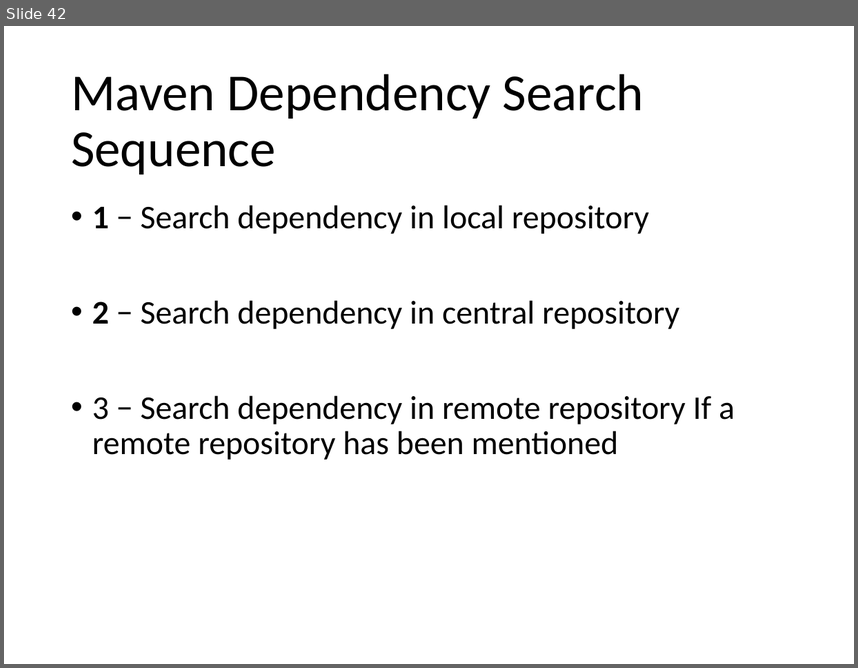
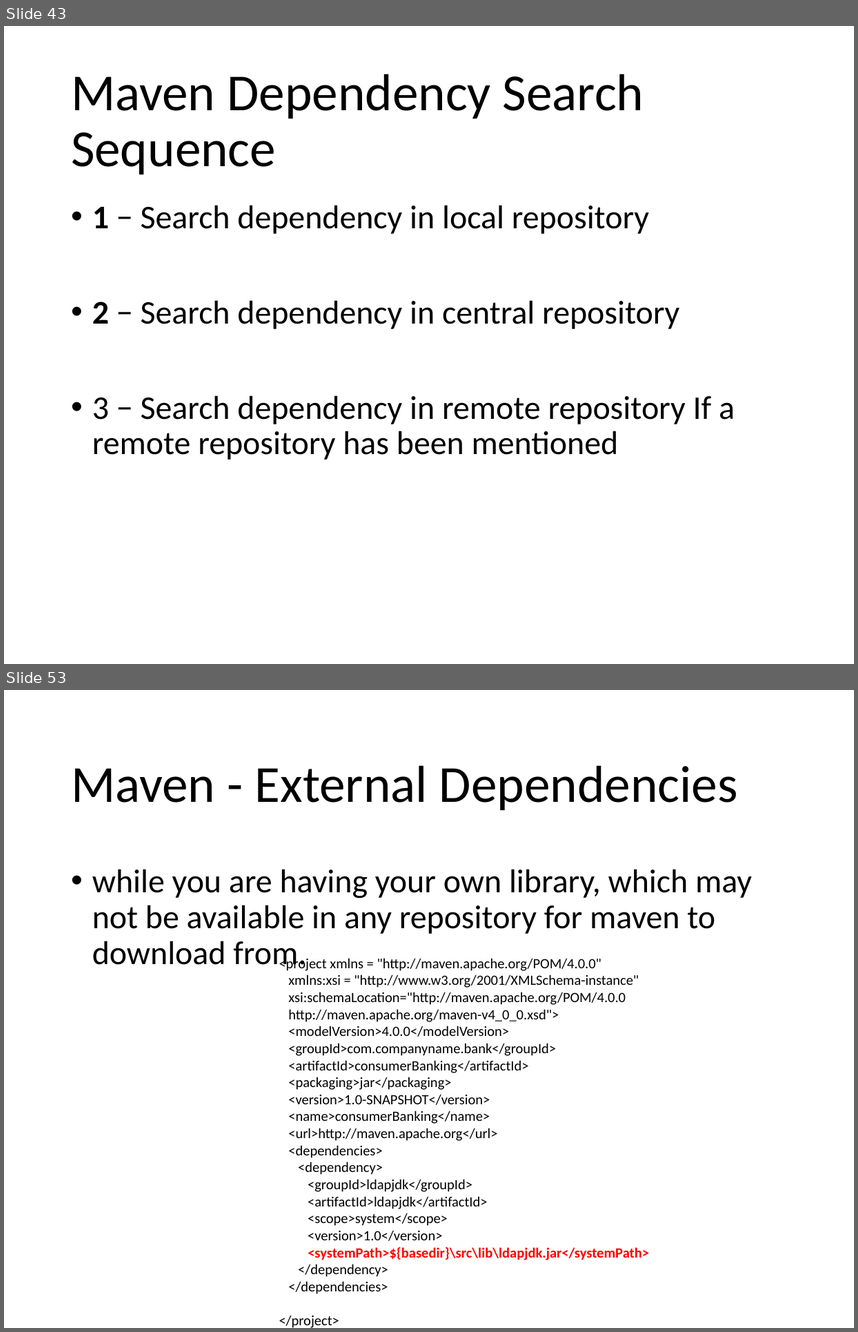
Before and after one commit to lawren43/mytest-repo, a slide deck: test-maven/doc/20191023-Maven Tutorial.pptx. Shown one above the other, each under a label of ours: slide 42 before the commit, slides 43 and 53 after it; the slides between them are not shown. The pictures are 858x668 and 858x1332 pixels, drawn with LibreOffice and Linux fonts; fonts in the diff are those of the drawing. Boxes give left, top, right and bottom in pixels: in the first picture for what was removed or moved away, otherwise in the second. Text is boxed around its words. In the diff, an @@ line names an element or a change of style, - is before the commit and + after.

```diff
--- a/test-maven/doc/20191023-Maven Tutorial.pptx
+++ b/test-maven/doc/20191023-Maven Tutorial.pptx
@@ slide 53 added at (4, 690, 854, 1328), background #FFFFFF @@
@@ title added at (71, 765, 737, 810), 44 pt, text #000000 @@
+Maven - External Dependencies
@@ text added at (92, 869, 752, 971), 28 pt, text #000000 @@
+• while you are having your own library, which may not be available in any repository for maven to download from.
@@ text added at (279, 956, 649, 1328), 12 pt, text #000000 @@
+<project xmlns = "http://maven.apache.org/POM/4.0.0"
+xmlns:xsi = "http://www.w3.org/2001/XMLSchema-instance"
+xsi:schemaLocation="http://maven.apache.org/POM/4.0.0
+http://maven.apache.org/maven-v4_0_0.xsd">
+<modelVersion>4.0.0</modelVersion>
+<groupId>com.companyname.bank</groupId>
+<artifactId>consumerBanking</artifactId>
+<packaging>jar</packaging>
+<version>1.0-SNAPSHOT</version>
+<name>consumerBanking</name>
+<url>http://maven.apache.org</url>
+<dependencies>
+<dependency>
+<groupId>ldapjdk</groupId>
+<artifactId>ldapjdk</artifactId>
+<scope>system</scope>
+<version>1.0</version>
+<systemPath>${basedir}\src\lib\ldapjdk.jar</systemPath>
+</dependency>
+</dependencies>
+</project>
@@ what was slide 42 is now slide 43 @@
```
Also in this commit, not shown: 1 slide changed, 89 other slides added, 9 other files.
